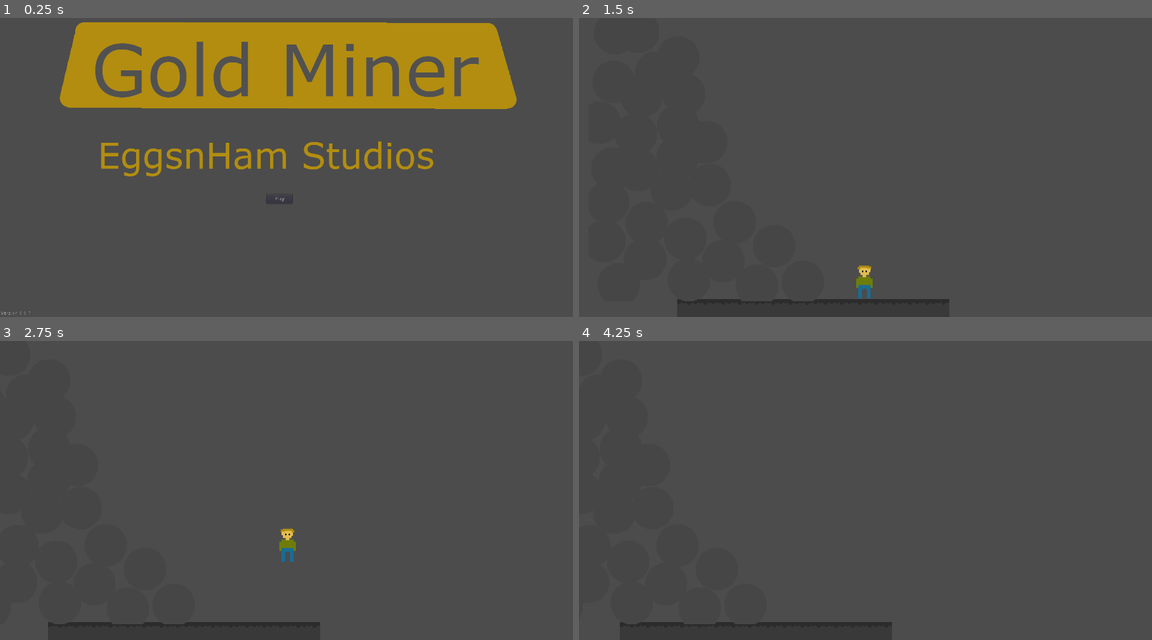
Above: before the commit, frames 1-4 (two rows, left to right).
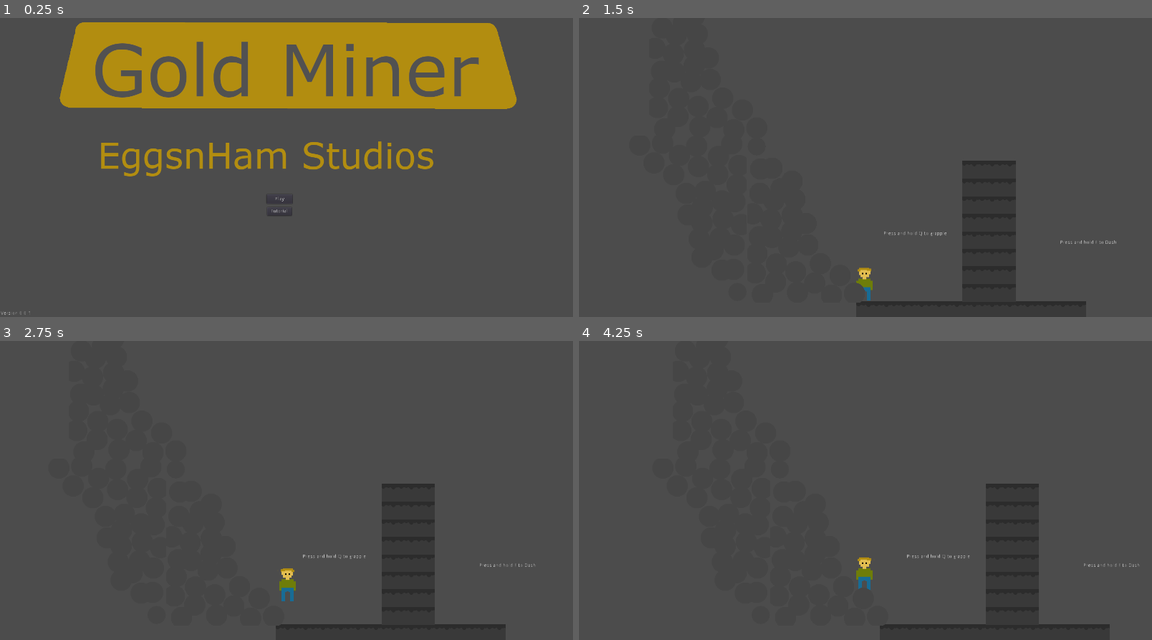
Above: after the commit, the same moments.

Repository: eggsnham07/Gold-Miners-wt
Game: Godot game, scene res://Scenes/menu.tscn
Two runs of this game, one before a commit and one after it. Both use one fixed random seed, a clock stepped at 60 frames per second and the inputs below.
Inputs (mouse positions are in pixels of both pictures, inside the frame that each line leads up to):
- Up to frame 1 (0.25 s): no input
- Up to frame 2 (1.5 s): click (859, 212) at 0.5 s, where only the run after the commit has a clickable "Tutorial"; click (859, 200) at 1.25 s, where only the run before the commit has a clickable "Play"
- Up to frame 3 (2.75 s): tap Enter at 2 s; hold D (Right) from 2.03 s (still down); hold E (Dash, bound only after the commit) from 2.03 s (still down); tap Space (Jump) at 2.27 s; tap Q (Grapple, bound only after the commit) at 2.3 s
- Up to frame 4 (4.25 s): release E (Dash, bound only after the commit) at 2.78 s; tap Q (Grapple, bound only after the commit) at 2.85 s; tap Space (Jump) at 3.02 s; tap Shift (Sprint, bound only after the commit) at 3.05 s; release D (Right) at 3.53 s; hold A (Left) from 3.53 s (still down); hold Shift (Sprint, bound only after the commit) from 3.53 s (still down); tap E (Dash, bound only after the commit) at 3.8 s

The runs differ from the first frame. In frame 1, less than 0.1% of the frame differs, in the area x 46-51%, y 64-67%; in frame 2, 2.1%; in frame 3, 2.6%, in the area x 8-94%, y 47-97%; in frame 4, 2.5%.

Commit message:
Added/Updated Files

Diff:
--- /dev/null
+++ b/Blocks/Dash.gd
@@ -0,0 +1,22 @@
+extends Area2D
+
+
+# Declare member variables here. Examples:
+# var a = 2
+# var b = "text"
+
+
+# Called when the node enters the scene tree for the first time.
+func _ready():
+	pass # Replace with function body.
+
+
+# Called every frame. 'delta' is the elapsed time since the previous frame.
+#func _process(delta):
+#	pass
+
+
+func _on_Area2D_body_entered(body):
+	if body.name == "Player":
+		body.collect_dash()
+		$Dash.hide()
--- /dev/null
+++ b/Blocks/Dash.tscn
@@ -0,0 +1,22 @@
+[gd_scene load_steps=4 format=2]
+
+[ext_resource path="res://Sprites/Dash.png" type="Texture" id=1]
+[ext_resource path="res://Blocks/Dash.gd" type="Script" id=2]
+
+[sub_resource type="CircleShape2D" id=1]
+radius = 34.583
+
+[node name="Area2D" type="Area2D"]
+script = ExtResource( 2 )
+
+[node name="CollisionShape2D" type="CollisionShape2D" parent="."]
+position = Vector2( 0.840912, 1.68179 )
+scale = Vector2( 0.5, 0.5 )
+shape = SubResource( 1 )
+
+[node name="Dash" type="Sprite" parent="."]
+position = Vector2( 0.932663, 1.522 )
+scale = Vector2( 0.5, 0.5 )
+texture = ExtResource( 1 )
+
+[connection signal="body_entered" from="." to="." method="_on_Area2D_body_entered"]
--- a/Player/Player.gd
+++ b/Player/Player.gd
@@ -1,12 +1,18 @@
 extends KinematicBody2D
 
-var speed : int = 200
+var speed : int = 300
 var jumpForce:int = 600
 var gravity:int = 1000
 
 var vel:Vector2 = Vector2()
 
 onready var sprite = $Sprite
+var time:int = 30
+
+var t = Transform2D()
+
+var dash:bool = false
+var grapple:bool = false
 # Declare member variables here. Examples:
 # var a = 2
 # var b = "text"
@@ -14,7 +20,9 @@
 
 # Called when the node enters the scene tree for the first time.
 func _ready():
-	pass # Replace with function body.
+	if get_tree().current_scene.name == "Tutorial":
+		dash = true
+		grapple = true
 
 func _physics_process(delta):
 	vel.x = 0
@@ -29,9 +37,65 @@
 	if Input.is_action_pressed("Jump") and is_on_floor():
 		vel.y -= jumpForce
 
+	if Input.is_action_pressed("Sprint"):
+		speed = 300
+
+	if !Input.is_action_pressed("Sprint"):
+		speed = 200
+
+	if Input.is_action_pressed("Dash") and dash == true:
+		if sprite.flip_h == true:
+			if time > 0:
+				time -= delta
+				vel.x += 500
+				if !is_on_floor():
+					vel.y = 0
+			elif time != 0:
+				vel.x = 0
+				print("time is not 0")
+
+		elif sprite.flip_h == false:
+			if time > 0:
+				time -= delta
+				vel.x -= 500
+
+				if !is_on_floor():
+					vel.y = 0
+			elif time != 0:
+				vel.x = 0
+				print("time is not 0")
+
+	if Input.is_action_pressed("Grapple") and grapple == true:
+		if sprite.flip_h == true:
+			#right
+			if time > 0:
+				time -= delta
+				vel.y -= 40
+				vel.x += 300
+			elif time != 0:
+				vel.x = 0
+				vel.y = 0
+				print("time is not 0")
+		if sprite.flip_h == false:
+			#right
+			if time > 0:
+				time -= delta
+				vel.y -= 40
+				vel.x -= 300
+			elif time != 0:
+				vel.x = 0
+				vel.y = 0
+				print("time is not 0")
+
+
 	if vel.x < 0:
 		sprite.flip_h = false
 	elif vel.x > 0:
 		sprite.flip_h = true
 
 	vel = move_and_slide(vel, Vector2.UP)
+	if is_on_floor() and time == 0:
+		time = 30
+
+func collect_dash():
+	dash = true
--- a/Player/Player.tscn
+++ b/Player/Player.tscn
@@ -7,6 +7,7 @@
 height = 28.0802
 
 [node name="Player" type="KinematicBody2D"]
+scale = Vector2( 2, 2 )
 script = ExtResource( 2 )
 
 [node name="Sprite" type="Sprite" parent="."]
--- a/Scenes/menu.gd
+++ b/Scenes/menu.gd
@@ -18,3 +18,7 @@
 
 func _on_Button_button_down():
 	get_tree().change_scene("res://Worlds/World1/Section1.tscn")
+
+
+func _on_Button2_button_down():
+	get_tree().change_scene("res://Worlds/Tutorial/Tutorial.tscn")
--- a/Scenes/menu.tscn
+++ b/Scenes/menu.tscn
@@ -34,4 +34,15 @@
 position = Vector2( 867.805, 260.677 )
 texture = ExtResource( 1 )
 
+[node name="Button2" type="Button" parent="."]
+margin_left = 746.0
+margin_top = 594.0
+margin_right = 815.0
+margin_bottom = 617.0
+text = "Tutorial"
+__meta__ = {
+"_edit_use_anchors_": false
+}
+
 [connection signal="button_down" from="Button" to="." method="_on_Button_button_down"]
+[connection signal="button_down" from="Button2" to="." method="_on_Button2_button_down"]
--- /dev/null
+++ b/Worlds/Tutorial/Camera2D.gd
@@ -0,0 +1,19 @@
+extends Camera2D
+
+
+# Declare member variables here. Examples:
+# var a = 2
+# var b = "text"
+onready var player = get_node("../Player")
+
+# Called when the node enters the scene tree for the first time.
+func _ready():
+	pass # Replace with function body.
+
+func _process(delta):
+	position.x = player.position.x
+
+
+# Called every frame. 'delta' is the elapsed time since the previous frame.
+#func _process(delta):
+#	pass
--- /dev/null
+++ b/Worlds/Tutorial/Tutorial.tscn
@@ -0,0 +1,190 @@
+[gd_scene load_steps=5 format=2]
+
+[ext_resource path="res://Player/Player.tscn" type="PackedScene" id=1]
+[ext_resource path="res://Blocks/Stone.tscn" type="PackedScene" id=2]
+[ext_resource path="res://Worlds/Tutorial/Camera2D.gd" type="Script" id=3]
+[ext_resource path="res://Blocks/Bolders.tscn" type="PackedScene" id=4]
+
+[node name="Tutorial" type="Node2D"]
+
+[node name="Player" parent="." instance=ExtResource( 1 )]
+position = Vector2( 25.7322, 801.409 )
+
+[node name="Stone" parent="." instance=ExtResource( 2 )]
+position = Vector2( 25.7322, 878.553 )
+
+[node name="Stone2" parent="." instance=ExtResource( 2 )]
+position = Vector2( 75.7322, 878.553 )
+
+[node name="Stone3" parent="." instance=ExtResource( 2 )]
+position = Vector2( 124.151, 878.553 )
+
+[node name="Stone4" parent="." instance=ExtResource( 2 )]
+position = Vector2( 174.151, 878.553 )
+
+[node name="Stone5" parent="." instance=ExtResource( 2 )]
+position = Vector2( 222.57, 878.553 )
+
+[node name="Stone6" parent="." instance=ExtResource( 2 )]
+position = Vector2( 272.57, 878.553 )
+
+[node name="Stone7" parent="." instance=ExtResource( 2 )]
+position = Vector2( 320.989, 878.553 )
+
+[node name="Stone8" parent="." instance=ExtResource( 2 )]
+position = Vector2( 370.989, 878.553 )
+
+[node name="Stone9" parent="." instance=ExtResource( 2 )]
+position = Vector2( 420.201, 878.553 )
+
+[node name="Stone33" parent="." instance=ExtResource( 2 )]
+position = Vector2( 320.989, 829.472 )
+
+[node name="Stone34" parent="." instance=ExtResource( 2 )]
+position = Vector2( 370.989, 829.472 )
+
+[node name="Stone35" parent="." instance=ExtResource( 2 )]
+position = Vector2( 420.201, 829.472 )
+
+[node name="Stone36" parent="." instance=ExtResource( 2 )]
+position = Vector2( 320.989, 780.444 )
+
+[node name="Stone37" parent="." instance=ExtResource( 2 )]
+position = Vector2( 370.989, 780.444 )
+
+[node name="Stone38" parent="." instance=ExtResource( 2 )]
+position = Vector2( 420.201, 780.444 )
+
+[node name="Stone39" parent="." instance=ExtResource( 2 )]
+position = Vector2( 320.989, 731.362 )
+
+[node name="Stone40" parent="." instance=ExtResource( 2 )]
+position = Vector2( 370.989, 731.362 )
+
+[node name="Stone41" parent="." instance=ExtResource( 2 )]
+position = Vector2( 420.201, 731.362 )
+
+[node name="Stone42" parent="." instance=ExtResource( 2 )]
+position = Vector2( 320.989, 682.929 )
+
+[node name="Stone43" parent="." instance=ExtResource( 2 )]
+position = Vector2( 370.989, 682.929 )
+
+[node name="Stone44" parent="." instance=ExtResource( 2 )]
+position = Vector2( 420.201, 682.929 )
+
+[node name="Stone45" parent="." instance=ExtResource( 2 )]
+position = Vector2( 320.989, 633.847 )
+
+[node name="Stone46" parent="." instance=ExtResource( 2 )]
+position = Vector2( 370.989, 633.847 )
+
+[node name="Stone47" parent="." instance=ExtResource( 2 )]
+position = Vector2( 420.201, 633.847 )
+
+[node name="Stone48" parent="." instance=ExtResource( 2 )]
+position = Vector2( 320.989, 584.819 )
+
+[node name="Stone49" parent="." instance=ExtResource( 2 )]
+position = Vector2( 370.989, 584.819 )
+
+[node name="Stone50" parent="." instance=ExtResource( 2 )]
+position = Vector2( 420.201, 584.819 )
+
+[node name="Stone51" parent="." instance=ExtResource( 2 )]
+position = Vector2( 320.989, 535.738 )
+
+[node name="Stone52" parent="." instance=ExtResource( 2 )]
+position = Vector2( 370.989, 535.738 )
+
+[node name="Stone53" parent="." instance=ExtResource( 2 )]
+position = Vector2( 420.201, 535.738 )
+
+[node name="Stone54" parent="." instance=ExtResource( 2 )]
+position = Vector2( 320.989, 486.24 )
+
+[node name="Stone55" parent="." instance=ExtResource( 2 )]
+position = Vector2( 370.989, 486.24 )
+
+[node name="Stone56" parent="." instance=ExtResource( 2 )]
+position = Vector2( 420.201, 486.24 )
+
+[node name="Stone10" parent="." instance=ExtResource( 2 )]
+position = Vector2( 470.201, 878.553 )
+
+[node name="Stone11" parent="." instance=ExtResource( 2 )]
+position = Vector2( 518.62, 878.553 )
+
+[node name="Stone12" parent="." instance=ExtResource( 2 )]
+position = Vector2( 568.62, 878.553 )
+
+[node name="Stone13" parent="." instance=ExtResource( 2 )]
+position = Vector2( 617.039, 878.553 )
+
+[node name="Stone22" parent="." instance=ExtResource( 2 )]
+position = Vector2( 1061.65, 878.553 )
+
+[node name="Stone23" parent="." instance=ExtResource( 2 )]
+position = Vector2( 1110.07, 878.553 )
+
+[node name="Stone24" parent="." instance=ExtResource( 2 )]
+position = Vector2( 1160.07, 878.553 )
+
+[node name="Stone25" parent="." instance=ExtResource( 2 )]
+position = Vector2( 1209.28, 878.553 )
+
+[node name="Stone26" parent="." instance=ExtResource( 2 )]
+position = Vector2( 1259.28, 878.553 )
+
+[node name="Stone27" parent="." instance=ExtResource( 2 )]
+position = Vector2( 1307.7, 878.553 )
+
+[node name="Stone28" parent="." instance=ExtResource( 2 )]
+position = Vector2( 1357.7, 878.553 )
+
+[node name="Stone29" parent="." instance=ExtResource( 2 )]
+position = Vector2( 1406.12, 878.553 )
+
+[node name="Stone30" parent="." instance=ExtResource( 2 )]
+position = Vector2( 1456.12, 878.553 )
+
+[node name="StaticBody2D" parent="." instance=ExtResource( 4 )]
+position = Vector2( -304.7, 851.409 )
+rotation = -3.14159
+
+[node name="StaticBody2D2" parent="." instance=ExtResource( 4 )]
+position = Vector2( -305.299, 397.876 )
+
+[node name="Stone31" parent="." instance=ExtResource( 2 )]
+position = Vector2( 1504.54, 878.553 )
+
+[node name="StaticBody2D3" parent="." instance=ExtResource( 4 )]
+position = Vector2( -577.991, -63.6023 )
+
+[node name="Stone32" parent="." instance=ExtResource( 2 )]
+position = Vector2( 1554.54, 878.553 )
+
+[node name="Camera2D" type="Camera2D" parent="."]
+position = Vector2( 802.112, 447.467 )
+current = true
+script = ExtResource( 3 )
+
+[node name="Label" type="Label" parent="."]
+margin_left = 76.0
+margin_top = 658.0
+margin_right = 253.0
+margin_bottom = 683.0
+text = "Press and hold Q to grapple"
+__meta__ = {
+"_edit_use_anchors_": false
+}
+
+[node name="Label2" type="Label" parent="."]
+margin_left = 568.62
+margin_top = 682.929
+margin_right = 745.62
+margin_bottom = 707.929
+text = "Press and hold E to Dash"
+__meta__ = {
+"_edit_use_anchors_": false
+}
--- a/Worlds/World1/Section1.tscn
+++ b/Worlds/World1/Section1.tscn
@@ -1,15 +1,15 @@
-[gd_scene load_steps=5 format=2]
+[gd_scene load_steps=6 format=2]
 
 [ext_resource path="res://Player/Player.tscn" type="PackedScene" id=1]
 [ext_resource path="res://Blocks/Stone.tscn" type="PackedScene" id=2]
 [ext_resource path="res://Worlds/World1/Camera2D.gd" type="Script" id=3]
 [ext_resource path="res://Blocks/Bolders.tscn" type="PackedScene" id=4]
+[ext_resource path="res://Blocks/Dash.tscn" type="PackedScene" id=5]
 
 [node name="Section1" type="Node2D"]
 
 [node name="Player" parent="." instance=ExtResource( 1 )]
 position = Vector2( 144.372, 796.674 )
-scale = Vector2( 2, 2 )
 
 [node name="Camera2D" type="Camera2D" parent="."]
 position = Vector2( 800.027, 449.013 )
@@ -17,28 +17,28 @@
 script = ExtResource( 3 )
 
 [node name="Stone" parent="." instance=ExtResource( 2 )]
-position = Vector2( 24.041, 874.056 )
+position = Vector2( 14.5166, 874.056 )
 
 [node name="Stone2" parent="." instance=ExtResource( 2 )]
-position = Vector2( 69.8189, 874.056 )
+position = Vector2( 60.2945, 874.056 )
 
 [node name="Stone3" parent="." instance=ExtResource( 2 )]
-position = Vector2( 119.372, 874.056 )
+position = Vector2( 109.848, 874.056 )
 
 [node name="Stone4" parent="." instance=ExtResource( 2 )]
-position = Vector2( 165.15, 874.056 )
+position = Vector2( 155.626, 874.056 )
 
 [node name="Stone5" parent="." instance=ExtResource( 2 )]
-position = Vector2( 213.76, 874.056 )
+position = Vector2( 204.236, 874.056 )
 
 [node name="Stone6" parent="." instance=ExtResource( 2 )]
-position = Vector2( 259.538, 874.056 )
+position = Vector2( 250.014, 874.056 )
 
 [node name="Stone7" parent="." instance=ExtResource( 2 )]
-position = Vector2( 308.147, 874.056 )
+position = Vector2( 298.623, 874.056 )
 
 [node name="Stone8" parent="." instance=ExtResource( 2 )]
-position = Vector2( 353.925, 874.056 )
+position = Vector2( 344.401, 874.056 )
 
 [node name="Stone9" parent="." instance=ExtResource( 2 )]
 position = Vector2( -357.284, 874.056 )
@@ -63,6 +63,222 @@
 
 [node name="Stone16" parent="." instance=ExtResource( 2 )]
 position = Vector2( -27.4002, 874.056 )
+
+[node name="Stone17" parent="." instance=ExtResource( 2 )]
+position = Vector2( 757.458, 874.056 )
+
+[node name="Stone18" parent="." instance=ExtResource( 2 )]
+position = Vector2( 803.236, 874.056 )
+
+[node name="Stone19" parent="." instance=ExtResource( 2 )]
+position = Vector2( 852.789, 874.056 )
+
+[node name="Stone20" parent="." instance=ExtResource( 2 )]
+position = Vector2( 898.567, 874.056 )
+
+[node name="Stone21" parent="." instance=ExtResource( 2 )]
+position = Vector2( 947.177, 874.056 )
+
+[node name="Stone22" parent="." instance=ExtResource( 2 )]
+position = Vector2( 992.955, 874.056 )
+
+[node name="Stone23" parent="." instance=ExtResource( 2 )]
+position = Vector2( 1041.56, 874.056 )
+
+[node name="Stone24" parent="." instance=ExtResource( 2 )]
+position = Vector2( 1087.34, 874.056 )
+
+[node name="Stone25" parent="." instance=ExtResource( 2 )]
+position = Vector2( 385.658, 874.056 )
+
+[node name="Stone26" parent="." instance=ExtResource( 2 )]
+position = Vector2( 431.436, 874.056 )
+
+[node name="Stone27" parent="." instance=ExtResource( 2 )]
+position = Vector2( 480.989, 874.056 )
+
+[node name="Stone28" parent="." instance=ExtResource( 2 )]
+position = Vector2( 526.767, 874.056 )
+
+[node name="Stone29" parent="." instance=ExtResource( 2 )]
+position = Vector2( 575.376, 874.056 )
+
+[node name="Stone30" parent="." instance=ExtResource( 2 )]
+position = Vector2( 621.154, 874.056 )
+
+[node name="Stone31" parent="." instance=ExtResource( 2 )]
+position = Vector2( 669.764, 874.056 )
+
+[node name="Stone32" parent="." instance=ExtResource( 2 )]
+position = Vector2( 715.541, 874.056 )
+
+[node name="Stone33" parent="." instance=ExtResource( 2 )]
+position = Vector2( 1503.83, 874.056 )
+
+[node name="Stone34" parent="." instance=ExtResource( 2 )]
+position = Vector2( 1549.61, 874.056 )
+
+[node name="Stone35" parent="." instance=ExtResource( 2 )]
+position = Vector2( 1599.16, 874.056 )
+
+[node name="Stone36" parent="." instance=ExtResource( 2 )]
+position = Vector2( 1644.94, 874.056 )
+
+[node name="Stone37" parent="." instance=ExtResource( 2 )]
+position = Vector2( 1693.55, 874.056 )
+
+[node name="Stone38" parent="." instance=ExtResource( 2 )]
+position = Vector2( 1739.33, 874.056 )
+
+[node name="Stone39" parent="." instance=ExtResource( 2 )]
+position = Vector2( 1787.94, 874.056 )
+
+[node name="Stone40" parent="." instance=ExtResource( 2 )]
+position = Vector2( 1833.72, 874.056 )
+
+[node name="Stone41" parent="." instance=ExtResource( 2 )]
+position = Vector2( 1132.03, 874.056 )
+
+[node name="Stone42" parent="." instance=ExtResource( 2 )]
+position = Vector2( 1177.81, 874.056 )
+
+[node name="Stone43" parent="." instance=ExtResource( 2 )]
+position = Vector2( 1227.36, 874.056 )
+
+[node name="Stone44" parent="." instance=ExtResource( 2 )]
+position = Vector2( 1273.14, 874.056 )
+
+[node name="Stone45" parent="." instance=ExtResource( 2 )]
+position = Vector2( 1321.75, 874.056 )
+
+[node name="Stone46" parent="." instance=ExtResource( 2 )]
+position = Vector2( 1367.53, 874.056 )
+
+[node name="Stone47" parent="." instance=ExtResource( 2 )]
+position = Vector2( 1416.14, 874.056 )
+
+[node name="Stone48" parent="." instance=ExtResource( 2 )]
+position = Vector2( 1461.92, 874.056 )
+
+[node name="Stone49" parent="." instance=ExtResource( 2 )]
+position = Vector2( 2246.78, 874.056 )
+
+[node name="Stone50" parent="." instance=ExtResource( 2 )]
+position = Vector2( 2292.55, 874.056 )
+
+[node name="Stone51" parent="." instance=ExtResource( 2 )]
+position = Vector2( 2342.11, 874.056 )
+
+[node name="Stone52" parent="." instance=ExtResource( 2 )]
+position = Vector2( 2387.88, 874.056 )
+
+[node name="Stone53" parent="." instance=ExtResource( 2 )]
+position = Vector2( 2436.49, 874.056 )
+
+[node name="Stone54" parent="." instance=ExtResource( 2 )]
+position = Vector2( 2482.27, 874.056 )
+
+[node name="Stone55" parent="." instance=ExtResource( 2 )]
+position = Vector2( 2530.88, 874.056 )
+
+[node name="Stone56" parent="." instance=ExtResource( 2 )]
+position = Vector2( 2576.66, 874.056 )
+
+[node name="Stone65" parent="." instance=ExtResource( 2 )]
+position = Vector2( 369.401, 825.306 )
+
+[node name="Stone66" parent="." instance=ExtResource( 2 )]
+position = Vector2( 418.01, 825.306 )
+
+[node name="Stone67" parent="." instance=ExtResource( 2 )]
+position = Vector2( 463.788, 825.306 )
+
+[node name="Stone57" parent="." instance=ExtResource( 2 )]
+position = Vector2( 1874.97, 874.056 )
+
+[node name="Stone68" parent="." instance=ExtResource( 2 )]
+position = Vector2( 369.401, 775.152 )
+
+[node name="Stone69" parent="." instance=ExtResource( 2 )]
+position = Vector2( 415.179, 775.152 )
+
+[node name="Stone70" parent="." instance=ExtResource( 2 )]
+position = Vector2( 369.401, 726.402 )
+
+[node name="Stone71" parent="." instance=ExtResource( 2 )]
+position = Vector2( 418.01, 726.402 )
+
+[node name="Stone72" parent="." instance=ExtResource( 2 )]
+position = Vector2( 463.788, 726.402 )
+
+[node name="Stone73" parent="." instance=ExtResource( 2 )]
+position = Vector2( 463.788, 775.152 )
+
+[node name="Stone74" parent="." instance=ExtResource( 2 )]
+position = Vector2( 369.401, 677.265 )
+
+[node name="Stone75" parent="." instance=ExtResource( 2 )]
+position = Vector2( 418.01, 677.265 )
+
+[node name="Stone76" parent="." instance=ExtResource( 2 )]
+position = Vector2( 463.788, 677.265 )
+
+[node name="Stone77" parent="." instance=ExtResource( 2 )]
+position = Vector2( 369.401, 627.111 )
+
+[node name="Stone78" parent="." instance=ExtResource( 2 )]
+position = Vector2( 415.179, 627.111 )
+
+[node name="Stone79" parent="." instance=ExtResource( 2 )]
+position = Vector2( 369.401, 578.361 )
+
+[node name="Stone80" parent="." instance=ExtResource( 2 )]
+position = Vector2( 418.01, 578.361 )
+
+[node name="Stone81" parent="." instance=ExtResource( 2 )]
+position = Vector2( 463.788, 578.361 )
+
+[node name="Stone82" parent="." instance=ExtResource( 2 )]
+position = Vector2( 463.788, 627.111 )
+
+[node name="Stone83" parent="." instance=ExtResource( 2 )]
+position = Vector2( 369.401, 528.896 )
+
+[node name="Stone84" parent="." instance=ExtResource( 2 )]
+position = Vector2( 415.179, 528.896 )
+
+[node name="Stone85" parent="." instance=ExtResource( 2 )]
+position = Vector2( 369.401, 480.146 )
+
+[node name="Stone86" parent="." instance=ExtResource( 2 )]
+position = Vector2( 418.01, 480.146 )
+
+[node name="Stone87" parent="." instance=ExtResource( 2 )]
+position = Vector2( 463.788, 480.146 )
+
+[node name="Stone88" parent="." instance=ExtResource( 2 )]
+position = Vector2( 463.788, 528.896 )
+
+[node name="Stone58" parent="." instance=ExtResource( 2 )]
+position = Vector2( 1920.75, 874.056 )
+
+[node name="Stone59" parent="." instance=ExtResource( 2 )]
+position = Vector2( 1970.31, 874.056 )
+
+[node name="Stone60" parent="." instance=ExtResource( 2 )]
+position = Vector2( 2016.08, 874.056 )
+
+[node name="Stone61" parent="." instance=ExtResource( 2 )]
+position = Vector2( 2064.69, 874.056 )
+
+[node name="Stone62" parent="." instance=ExtResource( 2 )]
+position = Vector2( 2110.47, 874.056 )
+
+[node name="Stone63" parent="." instance=ExtResource( 2 )]
+position = Vector2( 2159.08, 874.056 )
+
+[node name="Stone64" parent="." instance=ExtResource( 2 )]
+position = Vector2( 2204.86, 874.056 )
 
 [node name="StaticBody2D" parent="." instance=ExtResource( 4 )]
 position = Vector2( -875.23, -534.539 )
@@ -70,3 +286,6 @@
 [node name="StaticBody2D2" parent="." instance=ExtResource( 4 )]
 position = Vector2( -630.771, -66.1566 )
 scale = Vector2( 2, 2 )
+
+[node name="Area2D" parent="." instance=ExtResource( 5 )]
+position = Vector2( 265.327, 811.284 )
--- a/project.godot
+++ b/project.godot
@@ -47,6 +47,21 @@
 , Object(InputEventKey,"resource_local_to_scene":false,"resource_name":"","device":0,"alt":false,"shift":false,"control":false,"meta":false,"command":false,"pressed":false,"scancode":87,"unicode":0,"echo":false,"script":null)
  ]
 }
+Sprint={
+"deadzone": 0.5,
+"events": [ Object(InputEventKey,"resource_local_to_scene":false,"resource_name":"","device":0,"alt":false,"shift":false,"control":false,"meta":false,"command":false,"pressed":false,"scancode":16777237,"unicode":0,"echo":false,"script":null)
+ ]
+}
+Dash={
+"deadzone": 0.5,
+"events": [ Object(InputEventKey,"resource_local_to_scene":false,"resource_name":"","device":0,"alt":false,"shift":false,"control":false,"meta":false,"command":false,"pressed":false,"scancode":69,"unicode":0,"echo":false,"script":null)
+ ]
+}
+Grapple={
+"deadzone": 0.5,
+"events": [ Object(InputEventKey,"resource_local_to_scene":false,"resource_name":"","device":0,"alt":false,"shift":false,"control":false,"meta":false,"command":false,"pressed":false,"scancode":81,"unicode":0,"echo":false,"script":null)
+ ]
+}
 
 [physics]
 
Binary file added: Sprites/Dash.png
Not shown, added: Sprites/Dash.png.import
Not shown, changed: docs/play/index.pck
Not shown, changed: docs/play/mobile/index.pck
